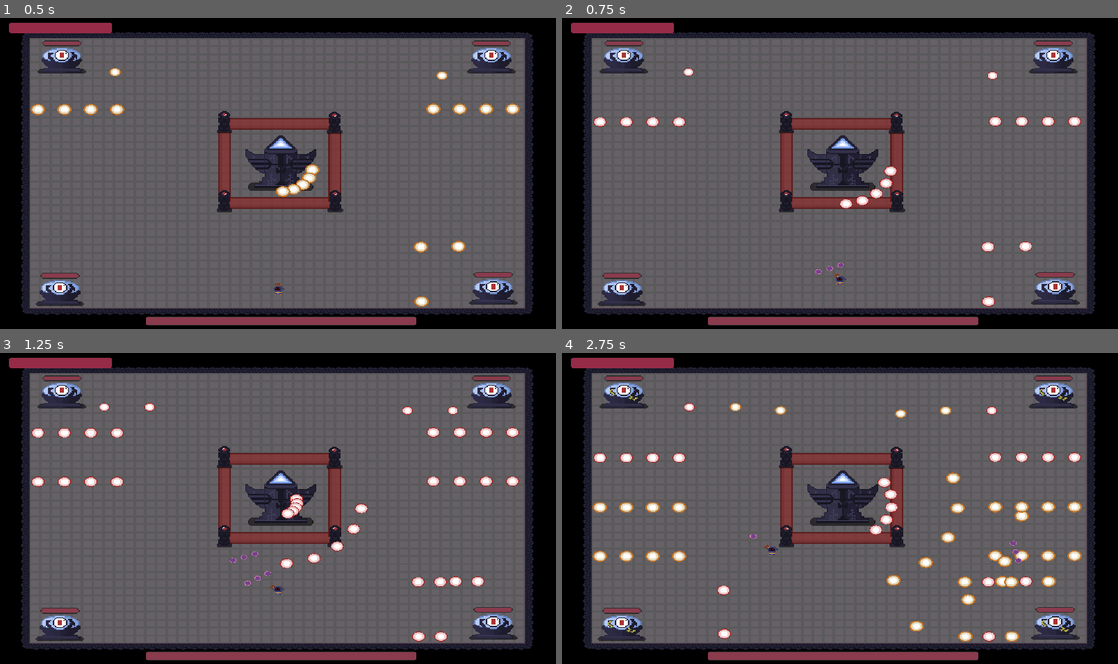
Above: before the commit, frames 1-4 (two rows, left to right).
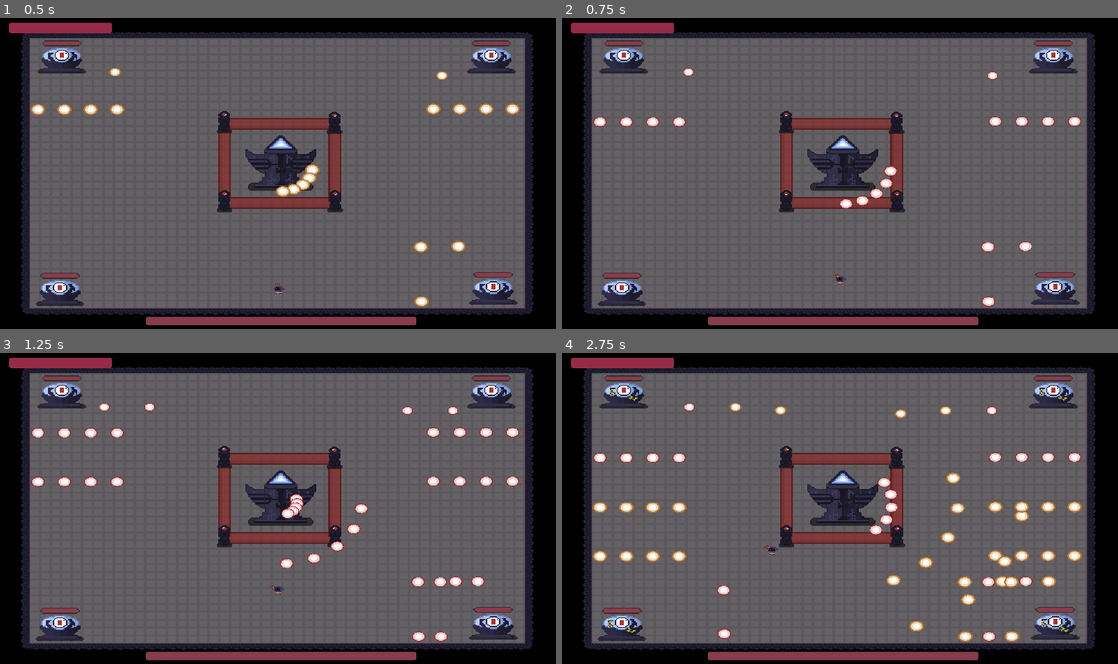
Above: after the commit, the same moments.

Repository: Arssin/Bullet_Hell_Jam
Game: Godot game, scene res://scenes/Level5.tscn
The game is run twice, just before and just after one commit, with the same random seed, the same clock (stepped at 60 frames per second) and the same inputs. This scene is started directly instead of the project's main scene.
Inputs (mouse positions are in pixels of both pictures, inside the frame that each line leads up to):
- Up to frame 1 (0.5 s): no input
- Up to frame 2 (0.75 s): move the mouse to (812, 235) at 0.52 s; press the mouse at (812, 235) at 0.53 s; hold W (move_up) from 0.53 s (still down)
- Up to frame 3 (1.25 s): keep holding W (move_up)
- Up to frame 4 (2.75 s): move the mouse to (1006, 555) at 1.27 s; release the mouse at (1006, 555) at 1.28 s; click (1006, 555) at 1.35 s; move the mouse to (673, 461) at 2.02 s; release W (move_up) at 2.03 s; press the mouse at (673, 461) at 2.03 s; hold Left (move_left) from 2.03 s (still down); tap Space (dash) at 2.1 s

Frame 1 is identical in both runs. In frame 2, less than 0.1% of the frame differs, in the area x 45-51%, y 78-83%; in frame 3, less than 0.1%, in the area x 41-49%, y 63-75%; in frame 4, less than 0.1%.
Error after the commit: Invalid assignment of property or key 'stream' with value of type 'AudioStreamWAV' on a base object of type 'null instance'. (res://scenes/player.gd:129)

Commit message:
player sounds

Diff:
--- a/default_bus_layout.tres
+++ b/default_bus_layout.tres
@@ -13,3 +13,15 @@
 bus/2/bypass_fx = false
 bus/2/volume_db = 0.0
 bus/2/send = &"Master"
+bus/3/name = &"SFX_PLAYER"
+bus/3/solo = false
+bus/3/mute = false
+bus/3/bypass_fx = false
+bus/3/volume_db = 0.0
+bus/3/send = &"Master"
+bus/4/name = &"SFX_ENEMY"
+bus/4/solo = false
+bus/4/mute = false
+bus/4/bypass_fx = false
+bus/4/volume_db = 0.0
+bus/4/send = &"Master"
--- a/scenes/main_scene.tscn
+++ b/scenes/main_scene.tscn
@@ -99,4 +99,12 @@
 position = Vector2(579, 311)
 bus = &"SFX"
 
+[node name="SFX_PLAYER" type="AudioStreamPlayer2D" parent="."]
+position = Vector2(579, 308)
+bus = &"SFX_PLAYER"
+
+[node name="SFX_ENEMY" type="AudioStreamPlayer2D" parent="."]
+position = Vector2(577, 310)
+bus = &"SFX_ENEMY"
+
 [connection signal="pressed" from="Menu/VBoxContainer/StartGame" to="." method="_on_start_game_pressed"]
--- a/scenes/player.gd
+++ b/scenes/player.gd
@@ -8,7 +8,8 @@
 @onready var ghost_timer: Timer = $GhostTimer
 @onready var bullet_pattern: Path2D = $Shoot/BulletPattern
 
-
+const PLAYER_GOT_HIT = preload("res://music/player_got_hit.wav")
+const ATTACK_PLAYER = preload("res://music/attack_player.wav")
 
 var is_immortal = false
 var player_can_attack = true
@@ -99,6 +100,9 @@
 	health_bar.value = value
 
 func _on_dmg_taken(value):
+	var SFX = get_node("../../../SFX_PLAYER")
+	SFX.stream = PLAYER_GOT_HIT
+	SFX.play()
 	update_player_healthbar(value)
 
 func _player_death():
@@ -121,6 +125,9 @@
 var pattern_three : PatternOne = PatternOne.new()
 
 func attack_spawn():
+	var SFX = get_node("../../../SFX_PLAYER")
+	SFX.stream = ATTACK_PLAYER
+	SFX.play()
 	new_pattern.offset = Vector2i(0,0)
 	new_pattern.bullet = "2"
 	new_pattern.nbr = 1
Not shown, added: music/attack_player.wav.import
Not shown, added: music/enemy_dead.wav.import
Not shown, added: music/get_hit_enemy.wav.import
Not shown, added: music/player_got_hit.wav.import
Not shown, added: music/attack_player.wav
Not shown, added: music/enemy_dead.wav
Not shown, added: music/get_hit_enemy.wav
Not shown, added: music/player_got_hit.wav
